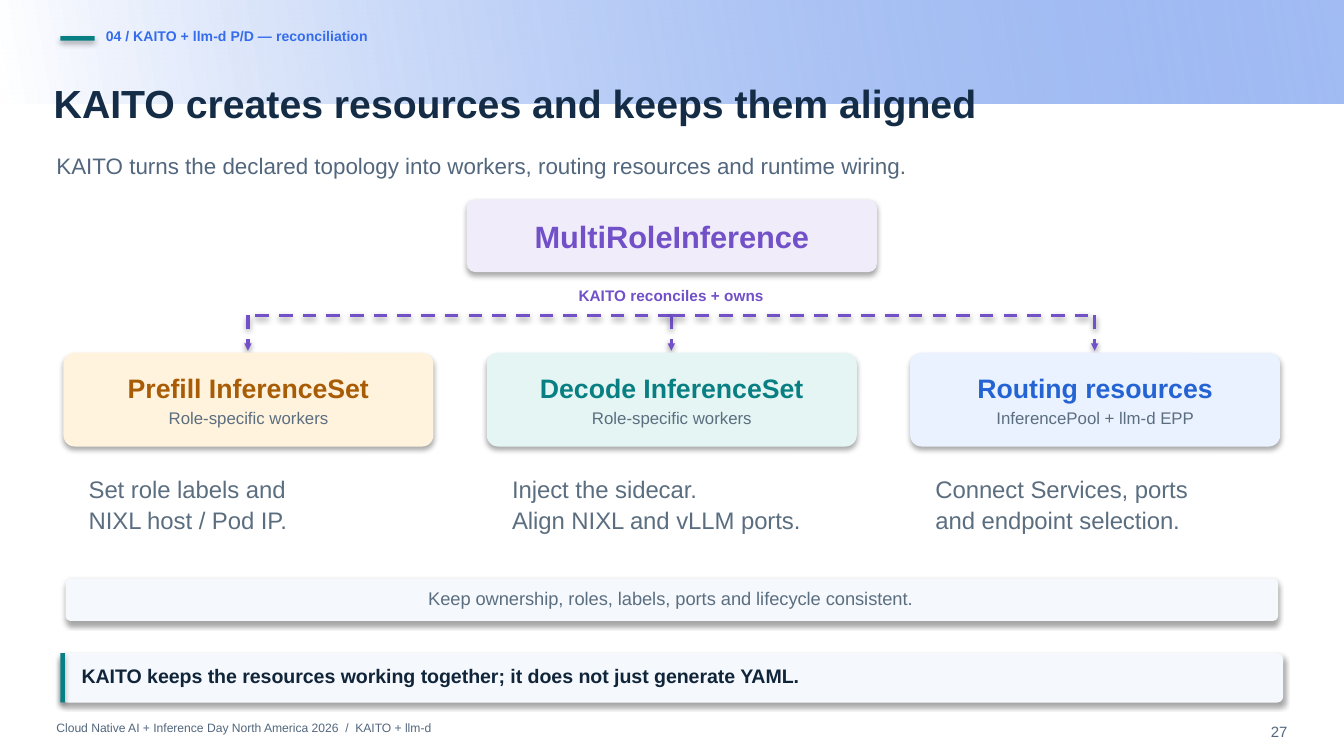
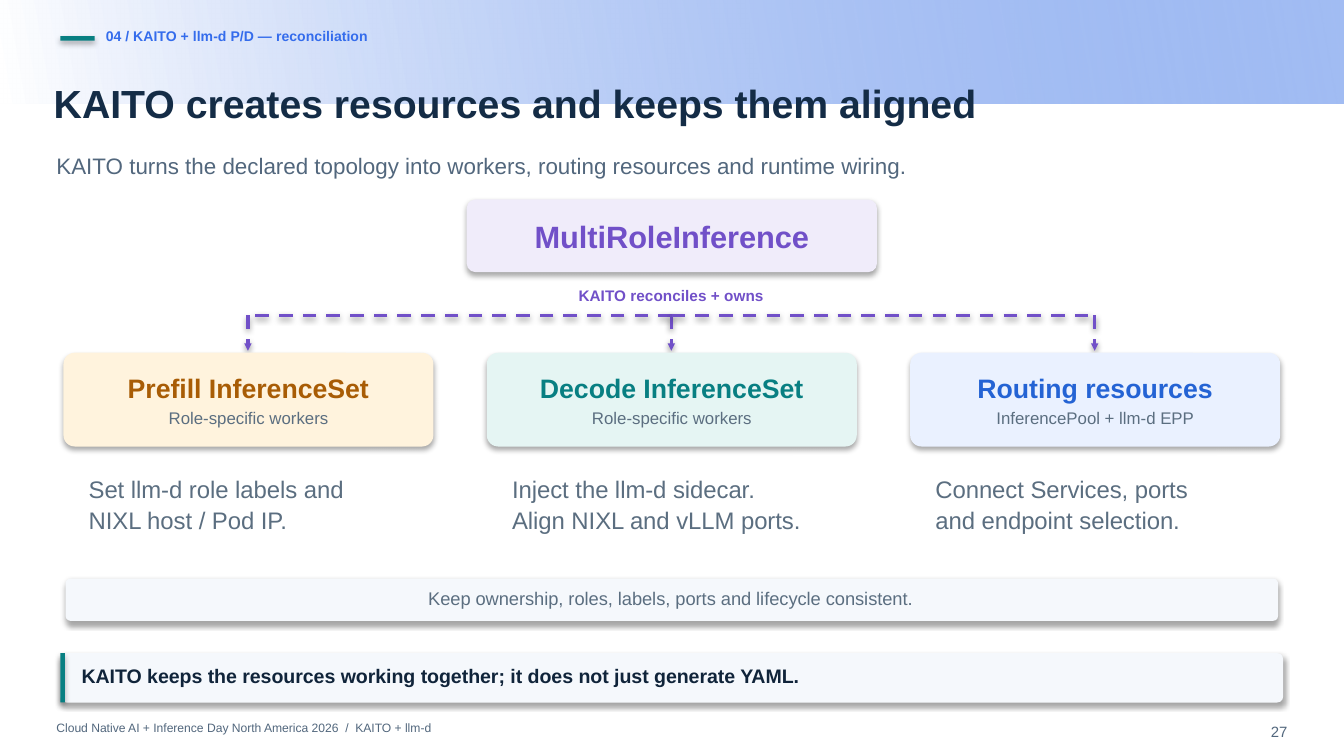
Before and after one commit to andyzhangx/demo, a slide deck: slide 27 of llm/pd-disaggregation/kubecon-na-2026-pd-disaggregation-kaito-llmd.pptx. Drawn at 1344x756 pixels with LibreOffice and Linux fonts; fonts in the diff are those of the drawing; background and template pictures are left out. Boxes give left, top, right and bottom in pixels: in the first picture for what was removed or moved away, otherwise in the second. Text is boxed around its words. In the diff, an @@ line names an element or a change of style, - is before the commit and + after.

```diff
--- a/llm/pd-disaggregation/kubecon-na-2026-pd-disaggregation-kaito-llmd.pptx
+++ b/llm/pd-disaggregation/kubecon-na-2026-pd-disaggregation-kaito-llmd.pptx
@@ text at bbox=[89, 480, 344, 498]: text changed @@
-Set role labels and
+Set llm-d role labels and
@@ text at bbox=[512, 480, 755, 503]: text changed @@
-Inject the sidecar.
+Inject the llm-d sidecar.
```
Also in this commit, not shown: 6 other slides changed.
